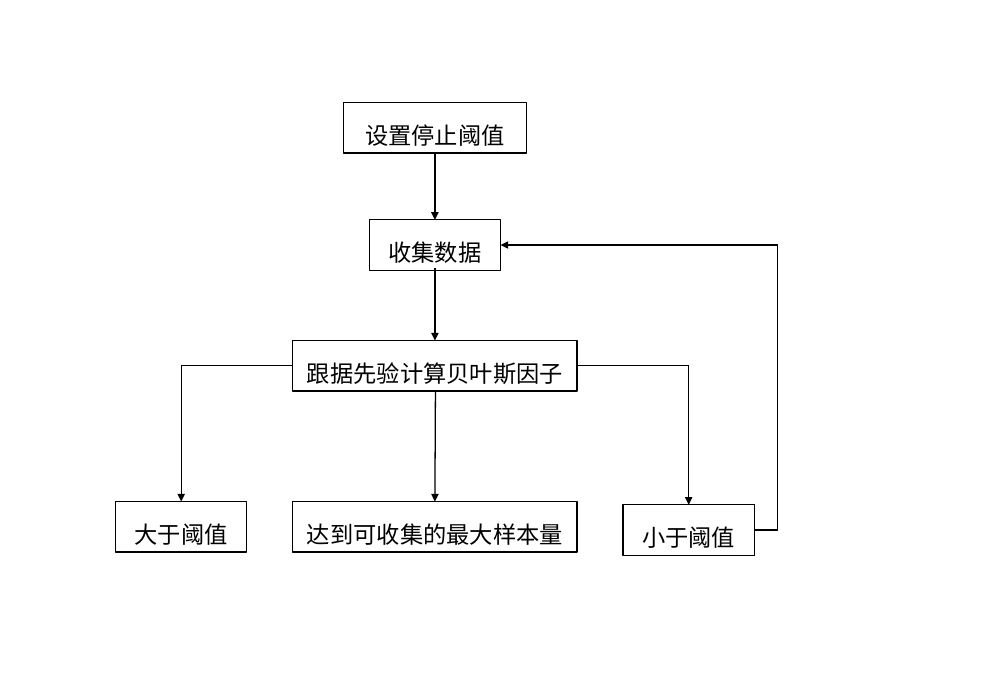
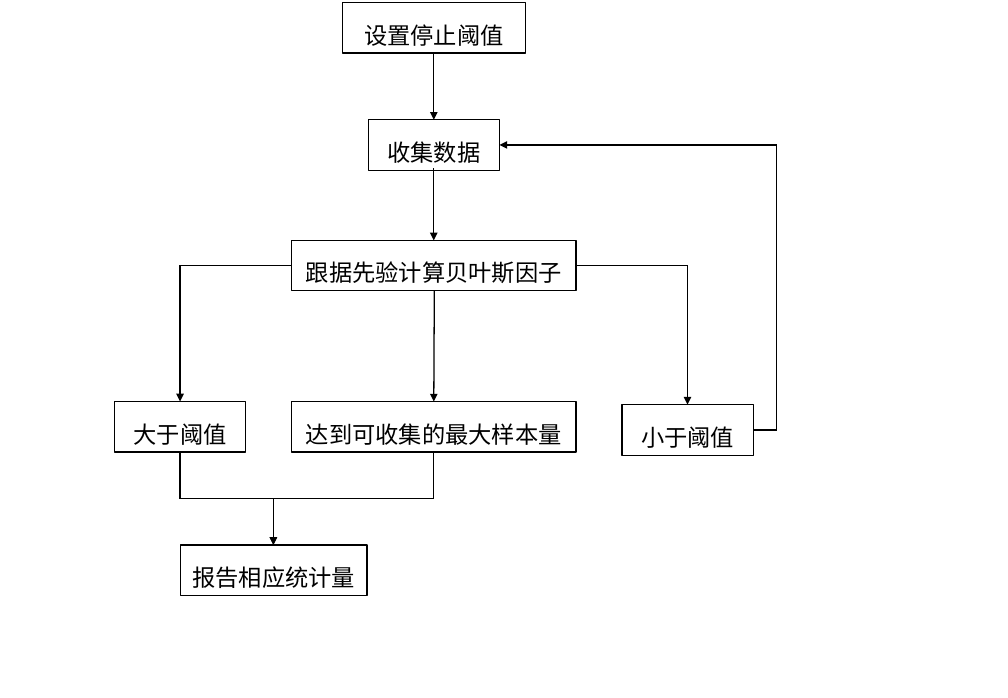
Before and after one commit to Chuan-Peng-Lab/SBFA_Tutorial, a slide deck: slide 1 of 5_Figure/流程图.pptx. Drawn at 1008x698 pixels with LibreOffice and Linux fonts; fonts in the diff are those of the drawing. Boxes give left, top, right and bottom in pixels: in the first picture for what was removed or moved away, otherwise in the second. Text is boxed around its words. In the diff, an @@ line names an element or a change of style, - is before the commit and + after.

```diff
--- a/5_Figure/流程图.pptx
+++ b/5_Figure/流程图.pptx
@@ 6 rectangles, 3 elbow arrows, 3 arrows: place and size @@
-6 rectangles, 3 elbow arrows, 3 arrows at bbox=[115, 102, 778, 555]
+6 rectangles, 3 elbow arrows, 3 arrows at bbox=[114, 3, 777, 455]
@@ elbow arrow added from (181, 452) to (274, 545), #000000 1 pt @@
@@ elbow arrow added from (434, 452) to (274, 545), #000000 1 pt @@
@@ rectangle added at bbox=[181, 545, 368, 596], outline #000000 1 pt, 18 pt, text #000000 @@
+报告相应统计量
```
Also in this commit, not shown: 16 other files.
